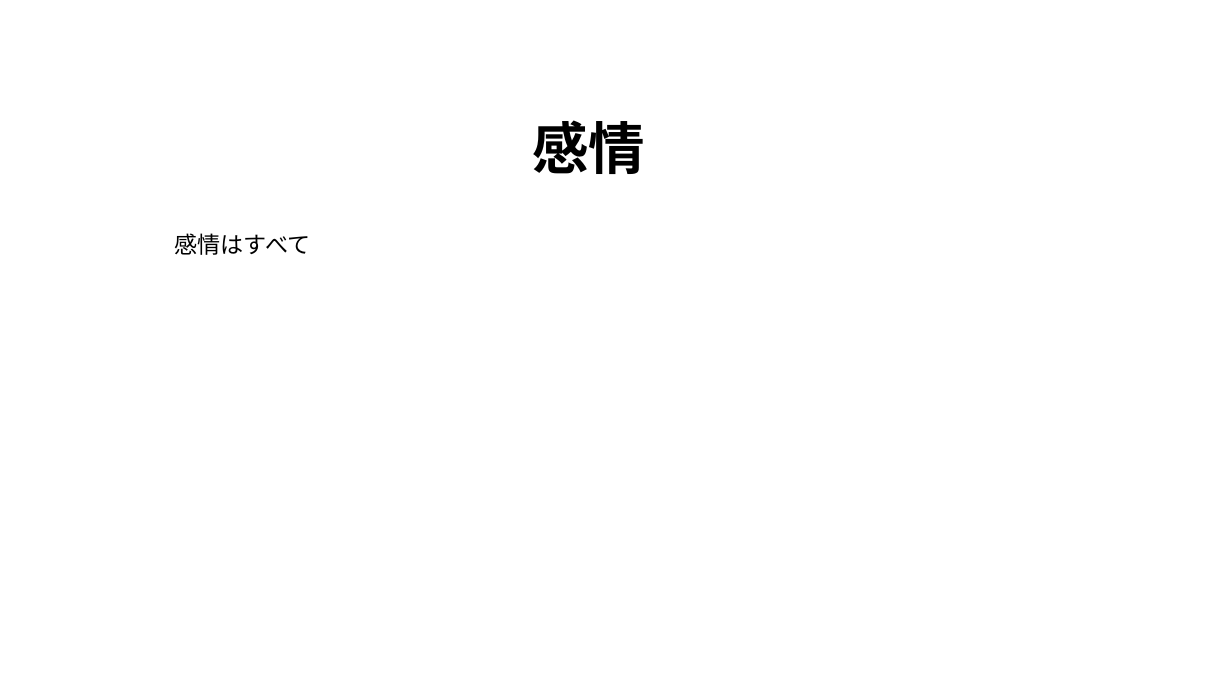
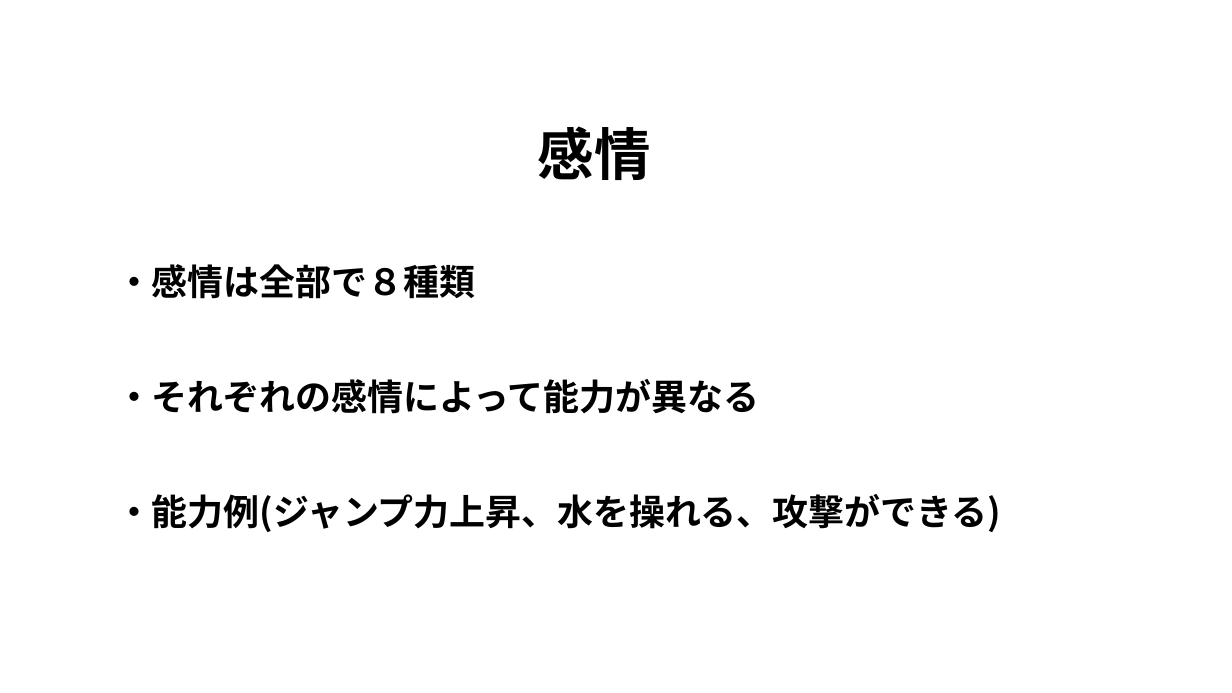
Before and after one commit to kirinokazuto/adventure, a slide deck: slide 5 of 企画書.pptx. Drawn at 1232x693 pixels with LibreOffice and Linux fonts; fonts in the diff are those of the drawing. Boxes give left, top, right and bottom in pixels: in the first picture for what was removed or moved away, otherwise in the second. Text is boxed around its words. In the diff, an @@ line names an element or a change of style, - is before the commit and + after.

```diff
--- a/企画書.pptx
+++ b/企画書.pptx
@@ text "感情": place and size @@
-text "感情" at <box>532,120,645,174</box>
+text "感情" at <box>538,126,651,180</box>
@@ text at <box>116,264,475,299</box>: text changed; size 18 to 28 pt; bold on @@
-感情はすべて
+・感情は全部で８種類
@@ text added at <box>116,379,759,414</box>, 28 pt, text #000000, bold @@
+・それぞれの感情によって能力が異なる
@@ text added at <box>116,494,1001,532</box>, 28 pt, text #000000, bold @@
+・能力例(ジャンプ力上昇、水を操れる、攻撃ができる)
```
Also in this commit, not shown: 1 other slide changed, 1 slide added, 1 slide removed, 1 other file.
